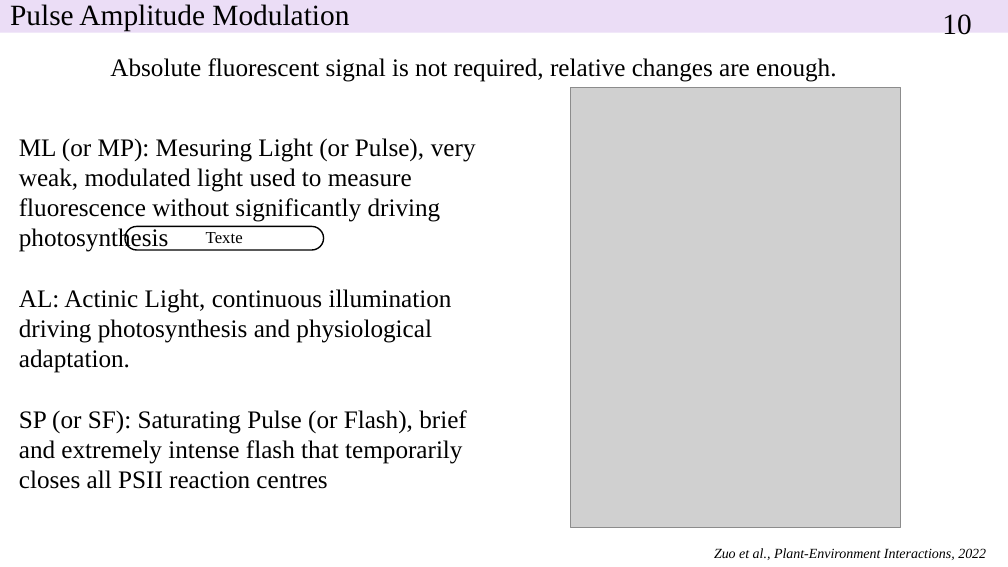
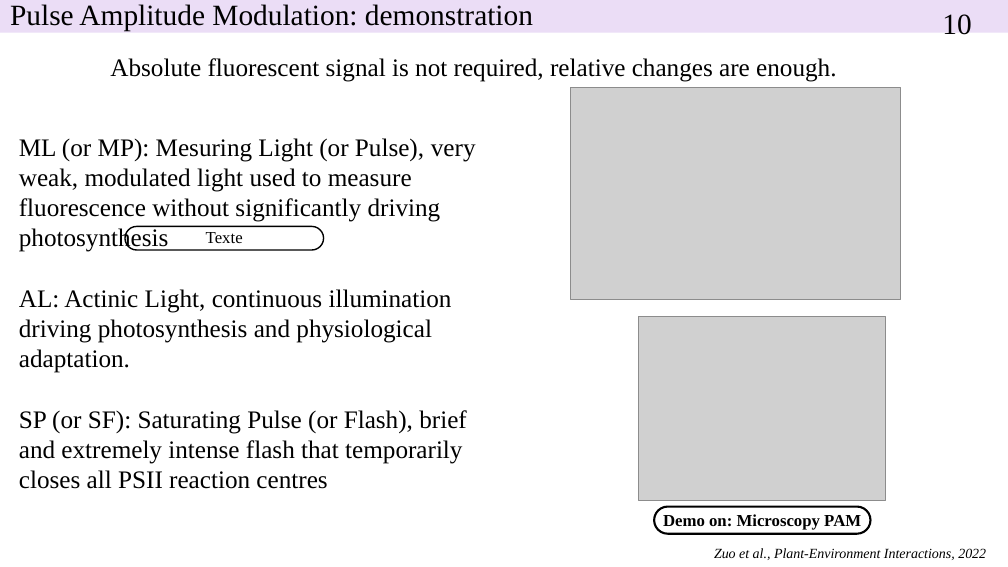
Before and after one commit to MicroscaleOceanBiophysics/MOBWorkshops, a slide deck: slide 10 of 2026MOB/PAM/260528_Workshop_PAM_presentation.pptx. Drawn at 1008x567 pixels with LibreOffice and Linux fonts; fonts in the diff are those of the drawing; grey boxes stand for pictures. Boxes give left, top, right and bottom in pixels: in the first picture for what was removed or moved away, otherwise in the second. Text is boxed around its words. In the diff, an @@ line names an element or a change of style, - is before the commit and + after.

```diff
--- a/2026MOB/PAM/260528_Workshop_PAM_presentation.pptx
+++ b/2026MOB/PAM/260528_Workshop_PAM_presentation.pptx
@@ title at (10, 4, 533, 32): text changed @@
-Pulse Amplitude Modulation
+Pulse Amplitude Modulation: demonstration
@@ picture: place and size @@
-picture at (571, 88, 900, 528)
+picture at (571, 88, 900, 299)
@@ picture added at (639, 317, 886, 501) @@
@@ rounded rectangle added at (654, 507, 871, 534), fill #FFFFFF, outline #000000 1.5 pt, 12 pt, text #000000, bold @@
+Demo on: Microscopy PAM
```
Also in this commit, not shown: 4 other slides changed, 2 slides added, 5 other files.
